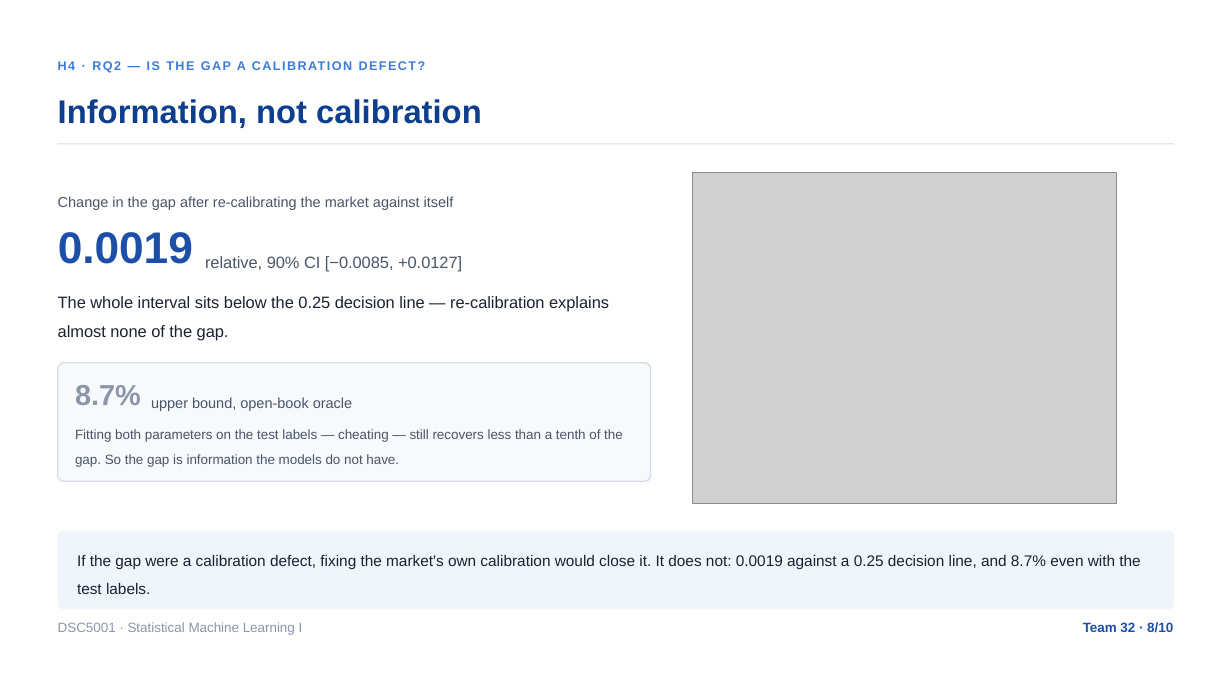
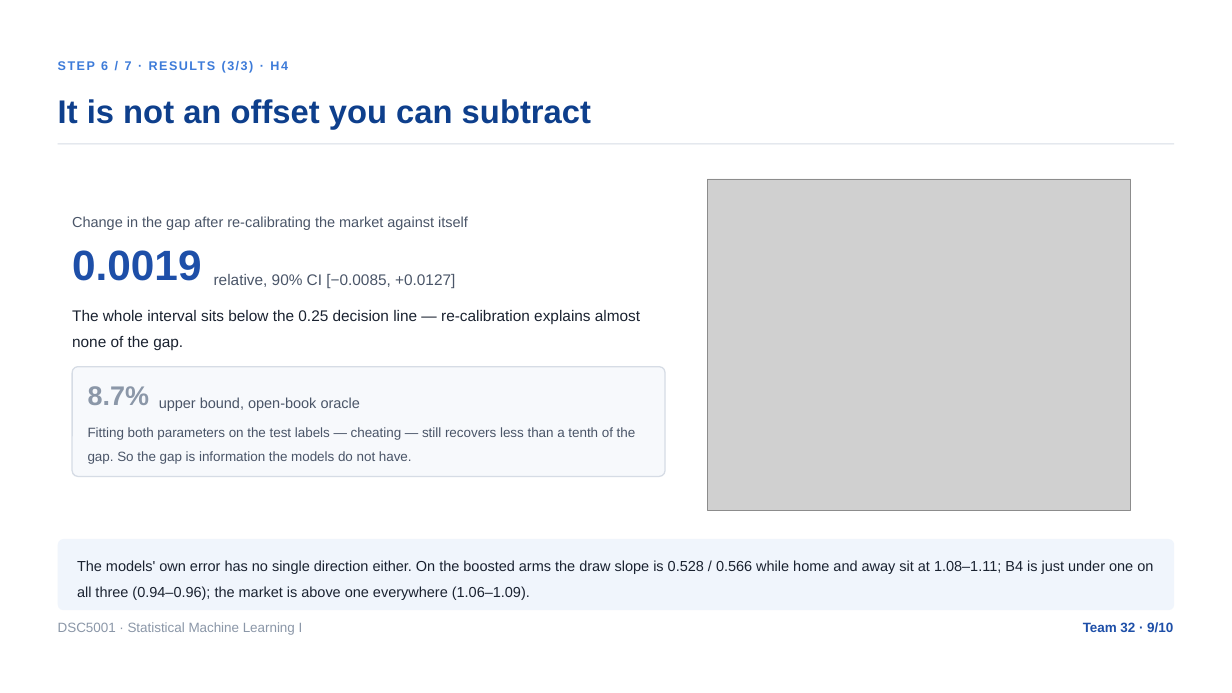
Before and after one commit to XHH-Coco/Football-Calibration, a slide deck: slide 9 of products/slides/Market-Audit/Market-Audit.pptx (slide 8 before the commit). Drawn at 1232x693 pixels with LibreOffice and Linux fonts; fonts in the diff are those of the drawing; grey boxes stand for pictures. Boxes give left, top, right and bottom in pixels: in the first picture for what was removed or moved away, otherwise in the second. Text is boxed around its words. In the diff, an @@ line names an element or a change of style, - is before the commit and + after.

```diff
--- a/products/slides/Market-Audit/Market-Audit.pptx
+++ b/products/slides/Market-Audit/Market-Audit.pptx
@@ text at <box>101,60,248,73</box>: text changed @@
-H4 · RQ2 — IS THE GAP A CALIBRATION DEFECT?
+STEP 6 / 7 · RESULTS (3/3) · H4
@@ text at <box>58,99,591,130</box>: text changed @@
-Information, not calibration
+It is not an offset you can subtract
@@ picture: place and size @@
-picture at <box>693,172,1116,503</box>
+picture at <box>708,179,1131,510</box>
@@ text "Change in the gap after ...": place and size @@
-text "Change in the gap after ..." at <box>58,196,454,210</box>
+text "Change in the gap after ..." at <box>72,216,468,230</box>
@@ text "0.0019": place and size @@
-text "0.0019" at <box>58,232,193,264</box>
+text "0.0019" at <box>72,250,201,281</box>
@@ text "0.0019" at <box>72,250,201,281</box>: size 34.5 to 33 pt @@
@@ text "The whole interval sits below ...": place and size @@
-text "The whole interval sits below ..." at <box>58,296,609,341</box>
+text "The whole interval sits below ..." at <box>72,310,640,350</box>
@@ text "The whole interval sits below ..." at <box>72,310,640,350</box>: size 12.8 to 12 pt; line spacing 1.5 to 1.45 @@
@@ text "relative, 90% CI [−0.0085, +0.0127]": place and size @@
-text "relative, 90% CI [−0.0085, +0.0127]" at <box>205,256,462,272</box>
+text "relative, 90% CI [−0.0085, +0.0127]" at <box>214,274,455,288</box>
@@ text "relative, 90% CI [−0.0085, +0.0127]" at <box>214,274,455,288</box>: size 12.8 to 12 pt @@
@@ rounded rectangle at <box>72,367,665,477</box>: proportions changed @@
@@ rounded rectangle: place and size @@
-rounded rectangle at <box>57,363,651,482</box>
+rounded rectangle at <box>72,367,665,477</box>
@@ text "8.7%": place and size @@
-text "8.7%" at <box>75,385,141,405</box>
+text "8.7%" at <box>88,386,149,405</box>
@@ text "8.7%" at <box>88,386,149,405</box>: size 22.5 to 21 pt @@
@@ text "Fitting both parameters on the ...": place and size @@
-text "Fitting both parameters on the ..." at <box>75,429,623,467</box>
+text "Fitting both parameters on the ..." at <box>88,427,636,464</box>
@@ text "Fitting both parameters on the ..." at <box>88,427,636,464</box>: line spacing 1.55 to 1.5 @@
@@ text "upper bound, open-book oracle": place and size @@
-text "upper bound, open-book oracle" at <box>151,397,352,411</box>
+text "upper bound, open-book oracle" at <box>159,397,360,411</box>
@@ rounded rectangle: place and size @@
-rounded rectangle at <box>57,531,1174,609</box>
+rounded rectangle at <box>57,539,1174,610</box>
@@ rounded rectangle at <box>57,539,1174,610</box>: proportions changed @@
@@ text removed at <box>77,555,1140,594</box> @@
-If the gap were a calibration defect, fixing the market's own calibration would close it. It does not: 0.0019 against a 0.25 decision line, and 8.7% even with the test labels.
@@ text added at <box>77,560,1153,600</box>, 11.2 pt, text #1A2230 @@
+The models' own error has no single direction either. On the boosted arms the draw slope is 0.528 / 0.566 while home and away sit at 1.08–1.11; B4 is just under one on all three (0.94–0.96); the market is above one everywhere (1.06–1.09).
```
Also in this commit, not shown: 7 other slides changed, 1 slide added, 1 slide removed, 48 other files.
